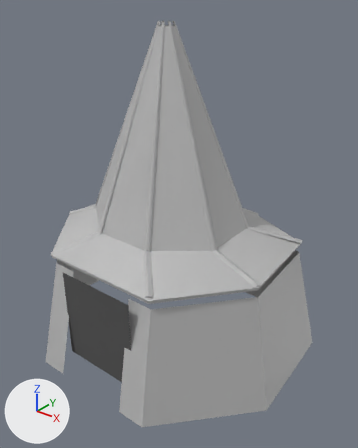
The FBX model OutdoorEnv/Content/Assets/House/MainHouse.fbx as it was, and as the next commit left it.
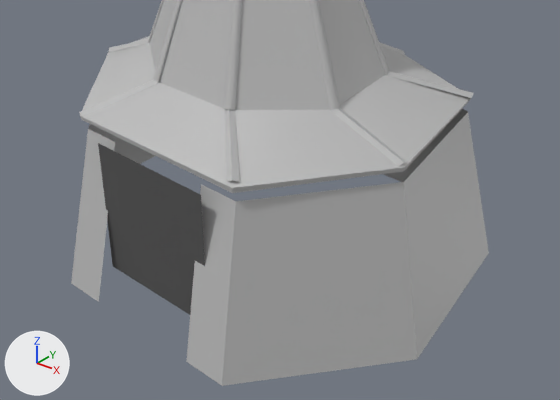
Each version is shown whole from a camera (50 mm lens) standing at (8.77, -10.44, 10.63) and looking at (0.46, -0.06, 4.19), then close up on the part from 0% to 100% of the width and 40% to 97% of the height. The lights are fixed; the arrows at lower left show +X, +Y and +Z. Where no turn or scale is listed for an object, it has been applied to the vertices.

The scene before the commit, as lines of its bpy script (objects in view):
```python
me_mesh = bpy.data.meshes.new('Mesh')
me_mesh.from_pydata(...)  # 208 vertices, 122 faces; spans x -4.33..4.33, y -3.6..3.6, z 0.0..9.77
# faces by material slot: [112, 9, 1]
me_mesh.materials.append(mat_matroof_base)  # grey #bcbcbc
me_mesh.materials.append(mat_lambert1)  # grey #bcbcbc
me_mesh.materials.append(mat_matdark)  # dark grey #555555
ob_mainhouse = bpy.data.objects.new('MainHouse', me_mesh)
ob_mainhouse.location = (0.0, 0.0, 0.0)
```
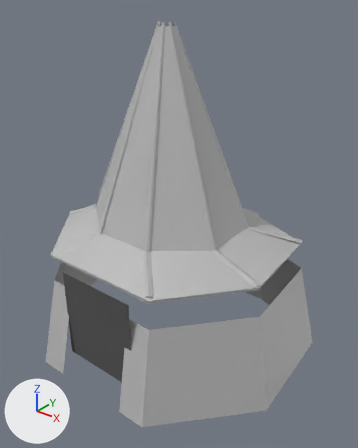
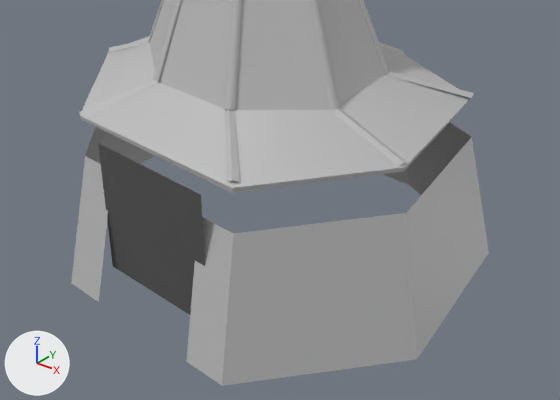
Pixel boxes (x1, y1, x2, y2) of what changed, in the close-ups (560 x 400 px; the box of a moved part takes in the faces that stretch with it):
part 1 of me_mesh, moved or reshaped: before (71, 108, 489, 386); after (71, 122, 489, 386)

The change in detail:
me_mesh has 208 vertices, 122 faces and spans x -4.33..4.33, y -3.6..3.6, z 0.0..9.77.
me_mesh is used by ob_mainhouse; location (0.0, 0.0, 0.0).
Part 1, on me_mesh:
Vertex 186 of me_mesh moves from (-3.64, -0.75, 3.31) to (-3.76, -0.79, 2.77).
Vertex 187 of me_mesh moves from (-1.83, -2.9, 3.31) at pixel (88, 128) to (-1.86, -3.01, 2.77) at pixel (85, 155).
Vertex 190 of me_mesh moves from (3.64, -0.75, 3.31) at pixel (404, 181) to (3.76, -0.79, 2.77) at pixel (406, 212).
Vertex 191 of me_mesh moves from (1.83, -2.9, 3.31) at pixel (235, 201) to (1.86, -3.01, 2.77) at pixel (233, 233).
Vertex 192 of me_mesh moves from (-3.39, 2.1, 3.31) to (-3.5, 2.16, 2.77).
Vertex 193 of me_mesh moves from (-1.32, 2.9, 3.31) to (-1.34, 3.01, 2.77).
Vertex 196 of me_mesh moves from (3.39, 2.1, 3.31) at pixel (468, 111) to (3.5, 2.16, 2.77) at pixel (471, 136).
Vertex 197 of me_mesh moves from (1.32, 2.9, 3.31) to (1.34, 3.01, 2.77).
Vertex 201 of me_mesh moves from (-1.07, -2.9, 3.31) at pixel (115, 142) to (-1.09, -3.01, 2.77).
Vertex 203 of me_mesh moves from (1.07, -2.9, 3.31) at pixel (201, 184) to (1.09, -3.01, 2.77).
